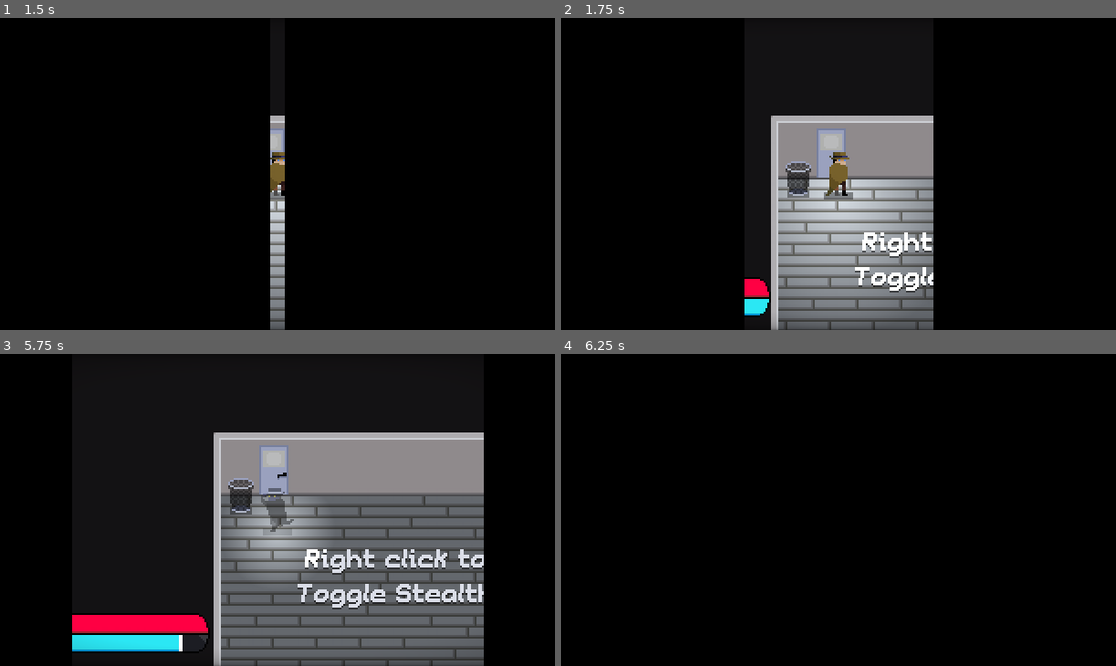
Above: before the commit, frames 1-4 (two rows, left to right).
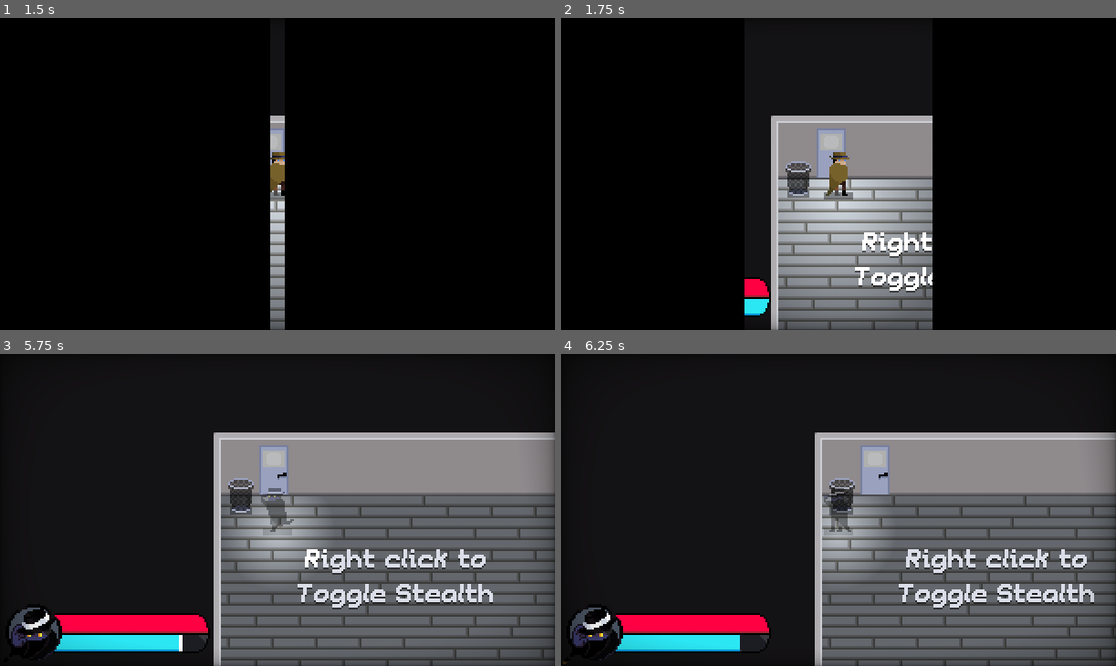
Above: after the commit, the same moments.

Repository: Cabidge/SGD1
Game: Godot game, scene res://assets/Main.tscn
The game is run twice, just before and just after one commit, with the same random seed, the same clock (stepped at 60 frames per second) and the same inputs. The engine's default icon, where the game draws it, is replaced by a stand-in: a white triangle on a blue panel in a dark square.
Inputs (mouse positions are in pixels of both pictures, inside the frame that each line leads up to):
- Up to frame 1 (1.5 s): click "Start Game" at 0.5 s; click "Start Game" at 1.25 s
- Up to frame 2 (1.75 s): no input
- Up to frame 3 (5.75 s): move the mouse to (399, 494) at 2.02 s; hold D (move_right) 2.03-2.78 s; hold Right mouse button (stealth) 2.03-2.78 s; move the mouse to (166, 525) at 2.77 s; hold S (move_down) 2.78-3.53 s; click (166, 525) at 2.85 s; right-click (166, 525) at 3.05 s; move the mouse to (333, 441) at 3.52 s; hold D (move_right) 3.53-4.28 s; hold E (interact) 3.53-4.28 s; right-click (333, 441) at 3.8 s; move the mouse to (249, 572) at 4.27 s; hold W (move_up) 4.28-5.03 s; right-click (249, 572) at 4.35 s; move the mouse to (444, 556) at 5.02 s; hold A (move_left) from 5.03 s (still down); hold Right mouse button (stealth) from 5.03 s (still down); tap R (reload) at 5.65 s
- Up to frame 4 (6.25 s): keep holding A (move_left); move the mouse to (672, 463) at 5.77 s; release Right mouse button (stealth) at 5.78 s; click (672, 463) at 5.85 s; right-click (672, 463) at 6.05 s

Frame 1 is identical in both runs. In frame 2, 0.1% of the frame differs, in the area x 66-68%, y 31-100%; in frame 3, 10%; in frame 4, 44%, in the area x 0-100%, y 25-100%.

Commit message:
Added end screen progress report

Diff:
--- a/assets/Main.gd
+++ b/assets/Main.gd
@@ -17,6 +17,8 @@
 onready var crt_anim = crt.get_node("AnimationPlayer")
 onready var crt_button_sound = crt.get_node("CRTButton")
 
+onready var end = $CanvasLayer/End
+
 onready var floor_ui = $CanvasLayer/Floor
 
 onready var main_menu = $CanvasLayer/Menu
@@ -28,9 +30,9 @@
 	assert(err == OK)
 
 
-func _input(event):
-	if event.is_action_pressed("reload"):
-		end_game()
+#func _input(event):
+#	if event.is_action_pressed("reload"):
+#		end_game()
 
 func load_scene(scene : PackedScene):
 	if current_level != null:
@@ -130,3 +132,19 @@
 func show_level_ui():
 	floor_ui.show_floor(level_num)
 	level_num += 1
+
+
+func _on_End_ended():
+	crt_button_sound.play()
+
+	crt_anim.stop()
+	crt.material.set_shader_param("aberration_amount",3)
+
+	yield(get_tree().create_timer(0.1),"timeout")
+
+	end.visible = false
+
+	yield(get_tree().create_timer(1),"timeout")
+
+	var err = get_tree().reload_current_scene()
+	assert(err == OK)
--- a/assets/Main.tscn
+++ b/assets/Main.tscn
@@ -29,6 +29,7 @@
 [ext_resource path="res://assets/audio/EndAdvance.wav" type="AudioStream" id=27]
 [ext_resource path="res://assets/audio/EndClick.wav" type="AudioStream" id=28]
 [ext_resource path="res://assets/ui/end/Minigame.tscn" type="PackedScene" id=29]
+[ext_resource path="res://assets/ui/end/window.png" type="Texture" id=30]
 
 [sub_resource type="Animation" id=1]
 length = 0.5
@@ -101,10 +102,122 @@
 "values": [ Vector2( 275, 200 ), Vector2( 275, 154 ) ]
 }
 
+[sub_resource type="Animation" id=10]
+resource_name = "Close"
+length = 2.0
+tracks/0/type = "value"
+tracks/0/path = NodePath("../Background:visible")
+tracks/0/interp = 1
+tracks/0/loop_wrap = true
+tracks/0/imported = false
+tracks/0/enabled = true
+tracks/0/keys = {
+"times": PoolRealArray( 0, 0.1 ),
+"transitions": PoolRealArray( 1, 1 ),
+"update": 1,
+"values": [ true, false ]
+}
+tracks/1/type = "value"
+tracks/1/path = NodePath(".:visible")
+tracks/1/interp = 1
+tracks/1/loop_wrap = true
+tracks/1/imported = false
+tracks/1/enabled = true
+tracks/1/keys = {
+"times": PoolRealArray( 0, 0.1 ),
+"transitions": PoolRealArray( 1, 1 ),
+"update": 1,
+"values": [ false, true ]
+}
+tracks/2/type = "value"
+tracks/2/path = NodePath(".:rect_scale")
+tracks/2/interp = 1
+tracks/2/loop_wrap = true
+tracks/2/imported = false
+tracks/2/enabled = true
+tracks/2/keys = {
+"times": PoolRealArray( 0.1, 1.1 ),
+"transitions": PoolRealArray( 0.277392, 1 ),
+"update": 0,
+"values": [ Vector2( 6, 6 ), Vector2( 2, 2 ) ]
+}
+tracks/3/type = "value"
+tracks/3/path = NodePath(".:rect_position")
+tracks/3/interp = 1
+tracks/3/loop_wrap = true
+tracks/3/imported = false
+tracks/3/enabled = true
+tracks/3/keys = {
+"times": PoolRealArray( 0.1, 1.1, 1.2, 2 ),
+"transitions": PoolRealArray( -2, 0, -2, -2 ),
+"update": 0,
+"values": [ Vector2( 117, 44 ), Vector2( 117, 58.5 ), Vector2( 117, 58.5 ), Vector2( 117, 203 ) ]
+}
+tracks/4/type = "value"
+tracks/4/path = NodePath("../Background2:visible")
+tracks/4/interp = 1
+tracks/4/loop_wrap = true
+tracks/4/imported = false
+tracks/4/enabled = true
+tracks/4/keys = {
+"times": PoolRealArray( 0, 0.1 ),
+"transitions": PoolRealArray( 1, 1 ),
+"update": 1,
+"values": [ false, true ]
+}
+tracks/5/type = "value"
+tracks/5/path = NodePath("../ScrollingText:custom_colors/default_color")
+tracks/5/interp = 1
+tracks/5/loop_wrap = true
+tracks/5/imported = false
+tracks/5/enabled = true
+tracks/5/keys = {
+"times": PoolRealArray( 0, 0.1 ),
+"transitions": PoolRealArray( 1, 1 ),
+"update": 0,
+"values": [ Color( 1, 1, 1, 1 ), Color( 0.168627, 0.168627, 0.168627, 1 ) ]
+}
+tracks/6/type = "value"
+tracks/6/path = NodePath("../ScrollingText:rect_size")
+tracks/6/interp = 1
+tracks/6/loop_wrap = true
+tracks/6/imported = false
+tracks/6/enabled = true
+tracks/6/keys = {
+"times": PoolRealArray( 0, 0.1 ),
+"transitions": PoolRealArray( 1, 1 ),
+"update": 0,
+"values": [ Vector2( 256, 135 ), Vector2( 256, 37 ) ]
+}
+tracks/7/type = "value"
+tracks/7/path = NodePath("../ScrollingText:rect_position")
+tracks/7/interp = 1
+tracks/7/loop_wrap = true
+tracks/7/imported = false
+tracks/7/enabled = true
+tracks/7/keys = {
+"times": PoolRealArray( 0, 0.1 ),
+"transitions": PoolRealArray( 1, 1 ),
+"update": 0,
+"values": [ Vector2( 24, 18 ), Vector2( 24, 67 ) ]
+}
+tracks/8/type = "value"
+tracks/8/path = NodePath("../Advance:modulate")
+tracks/8/interp = 1
+tracks/8/loop_wrap = true
+tracks/8/imported = false
+tracks/8/enabled = true
+tracks/8/keys = {
+"times": PoolRealArray( 0, 0.1 ),
+"transitions": PoolRealArray( 1, 1 ),
+"update": 0,
+"values": [ Color( 1, 1, 1, 1 ), Color( 0.168627, 0.168627, 0.168627, 1 ) ]
+}
+
 [sub_resource type="DynamicFont" id=4]
 font_data = ExtResource( 25 )
 
-[sub_resource type="Animation" id=9]
+[sub_resource type="Animation" id=5]
 resource_name = "Show"
 tracks/0/type = "value"
 tracks/0/path = NodePath(".:visible")
@@ -146,8 +259,7 @@
 "values": [ 1.0, 0.0 ]
 }
 
-[sub_resource type="Animation" id=6]
-resource_name = "EndScreen"
+[sub_resource type="Animation" id=7]
 length = 3.0
 step = 0.05
 tracks/0/type = "value"
@@ -838,6 +950,35 @@
 "_edit_use_anchors_": false
 }
 
+[node name="Background2" type="ColorRect" parent="CanvasLayer/End"]
+visible = false
+anchor_right = 1.0
+anchor_bottom = 1.0
+color = Color( 0.780392, 0.72549, 0.584314, 1 )
+__meta__ = {
+"_edit_use_anchors_": false
+}
+
+[node name="Window" type="TextureRect" parent="CanvasLayer/End"]
+visible = false
+anchor_left = 0.5
+anchor_top = 0.5
+anchor_right = 0.5
+anchor_bottom = 0.5
+margin_left = -35.0
+margin_top = -41.5
+margin_right = 35.0
+margin_bottom = 12.5001
+rect_scale = Vector2( 6, 6 )
+rect_pivot_offset = Vector2( 35, 27 )
+texture = ExtResource( 30 )
+__meta__ = {
+"_edit_use_anchors_": false
+}
+
+[node name="AnimationPlayer" type="AnimationPlayer" parent="CanvasLayer/End/Window"]
+anims/Close = SubResource( 10 )
+
 [node name="ScrollingText" type="RichTextLabel" parent="CanvasLayer/End"]
 anchor_right = 1.0
 anchor_bottom = 1.0
@@ -846,6 +987,7 @@
 margin_right = -24.0
 margin_bottom = -18.0
 custom_fonts/normal_font = SubResource( 4 )
+custom_colors/default_color = Color( 1, 1, 1, 1 )
 custom_colors/font_color_shadow = Color( 0, 0, 0, 0.25098 )
 custom_constants/shadow_offset_x = 0
 custom_constants/shadow_offset_y = 2
@@ -899,10 +1041,10 @@
 
 [node name="AnimationPlayer" type="AnimationPlayer" parent="CanvasLayer/CRT"]
 autoplay = "StartMenu"
-anims/Damaged = SubResource( 5 )
-anims/EndScreen = SubResource( 6 )
-anims/MissionFailed = SubResource( 7 )
-anims/StartMenu = SubResource( 8 )
+anims/Damaged = SubResource( 6 )
+anims/EndScreen = SubResource( 7 )
+anims/MissionFailed = SubResource( 8 )
+anims/StartMenu = SubResource( 9 )
 
 [node name="ActivateSound" type="AudioStreamPlayer" parent="CanvasLayer/CRT"]
 stream = ExtResource( 4 )
@@ -947,6 +1089,7 @@
 color = Color( 0.862745, 0.87451, 0.913725, 1 )
 [connection signal="timeout" from="CanvasLayer/Menu/Timer" to="CanvasLayer/Menu" method="_on_Timer_timeout"]
 [connection signal="pressed" from="CanvasLayer/Menu/Start" to="." method="_on_Start_pressed"]
+[connection signal="ended" from="CanvasLayer/End" to="." method="_on_End_ended"]
 [connection signal="finished" from="CanvasLayer/End/ScrollingText" to="CanvasLayer/End" method="_on_ScrollingText_finished"]
 [connection signal="timeout" from="CanvasLayer/End/ScrollingText/Timer" to="CanvasLayer/End/ScrollingText" method="_on_Timer_timeout"]
 [connection signal="pressed" from="CanvasLayer/CRT/Retry" to="." method="_on_Retry_pressed"]
--- a/assets/ui/end/End.gd
+++ b/assets/ui/end/End.gd
@@ -1,15 +1,17 @@
 extends Control
 
 signal continued
+signal ended
 
 var lines = [ # format: ["text" : String, is_newline : bool]
 	[ # before hacking:
+		["[center][December 22nd, 1:03 AM]",true],
 		["I've arrived at the destination.", true],
 		["Good work.",true],
-		["Have you found the dirt?",false],
+		["Do you have the dirt?",false],
 		["Not yet.",true],
-		["There's a password on it.",false],
-		["It's heavily encrypted too.",false],
+		["There's a password.",false],
+		["Heavy encryption too.",false],
 		["Do you think you can bypass it?",true],
 		["It may take a while...",true],
 		["But my [shake]l33t h4x0ring skillz[/shake] should be able to handle it.",false],
@@ -21,18 +23,18 @@
 		["Roger that.",true]
 	],
 	[ # after hacking:
-		["*Hacker Voice* I'm in.", true],
+		["I'm in.", true],
 		["Really?",true],
 		["Nice job.", false],
-		["I'm sending the files over to you right now.", true],
+		["I'm sending the files over right now.", true],
 		["I'll be sure to provide adequate compensation.",true],
 		["...",true],
 		["...",false],
-		["Alright, that should be all of the files.",false],
-		["...Yup, I got 'em.",true],
-		["Wow...this'll be real useful.",false],
-		["Pleasure doin' business with ya.",true],
+		["Alright, that should be all of it.",false],
+		["Yup, got 'em.",true],
+		["Pleasure doin' business with ya.",false],
 		["Likewise.",true],
+		["[center][End of Call]",true],
 	]
 ]
 
@@ -49,6 +51,8 @@
 
 onready var minigame = $Minigame
 onready var minigame_anim = minigame.get_node("AnimationPlayer")
+
+onready var window_anim = $Window/AnimationPlayer
 
 func _input(event):
 	if started and waiting and event.is_action_pressed("advance_text"):
@@ -74,16 +78,34 @@
 	yield(minigame,"completed")
 	minigame_anim.play_backwards("Show")
 
+	line_index = 0
 	page += 1
 
 	while scroll_next_line():
 		waiting = true
 		yield(self,"continued")
 
-	print("finished")
-
 	scroll.bbcode_text = ""
 	advance_arrow.visible = false
+
+	window_anim.play("Close")
+
+	yield(window_anim,"animation_finished")
+
+	lines.append(generate_report())
+
+	line_index = 0
+	page += 1
+
+	while scroll_next_line():
+		waiting = true
+		yield(self,"continued")
+
+	advance_arrow.visible = false
+
+	yield(get_tree().create_timer(1.2),"timeout")
+
+	emit_signal("ended")
 
 func scroll_next_line() -> bool:
 	if lines[page].size() <= line_index:
@@ -98,6 +120,25 @@
 
 	return true
 
+func generate_report():
+	var progress_report_lines = [
+		["[center][Progress Report]",true],
+	]
+	var total_spotted = 0
+	for i in Player.scores.size():
+		var level_number = ["[center]Level " + str(i + 1) + ":",true]
+		var spotted = Player.scores[i]
+		total_spotted += spotted
+		var score = [Player.get_score(spotted),false]
+		progress_report_lines.append(level_number)
+		progress_report_lines.append(score)
+
+	var combined = ceil(float(total_spotted) / Player.scores.size())
+	progress_report_lines.append(["[center]Combined Stealth Score:",true])
+	progress_report_lines.append([Player.get_score(combined),false])
+
+	return progress_report_lines
+
 
 func _on_ScrollingText_finished():
 	advance_arrow.visible = true
--- a/assets/ui/end/Minigame.gd
+++ b/assets/ui/end/Minigame.gd
@@ -27,7 +27,7 @@
 	set_process_unhandled_input(false)
 	time_progress.max_value = timer.wait_time
 
-func _process(delta):
+func _process(_delta):
 	time_progress.value = timer.time_left
 
 func _unhandled_input(event):
--- a/project.godot
+++ b/project.godot
@@ -77,6 +77,10 @@
 [editor_plugins]
 
 enabled=PoolStringArray(  )
+
+[gui]
+
+common/snap_controls_to_pixels=false
 
 [importer_defaults]
 
Not shown: 5 places in assets/Main.tscn that only renumber resources
Binary file added: assets/ui/end/window.png
Not shown, added: assets/ui/end/window.png.import
